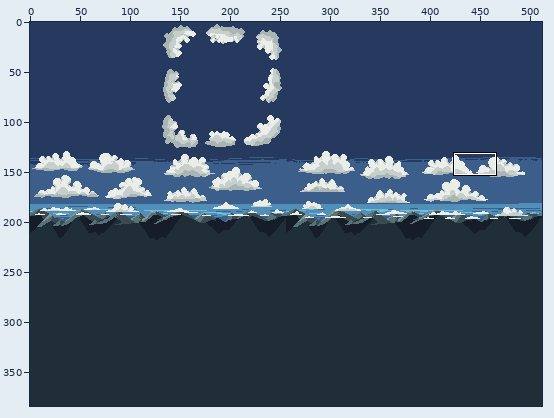
Edited in one commit: pixel-art file (Textures/Environment/Sky/Clouds.aseprite). The picture above shows the old version from afar; the outline marks the close-up.
Close-up. Earlier state:
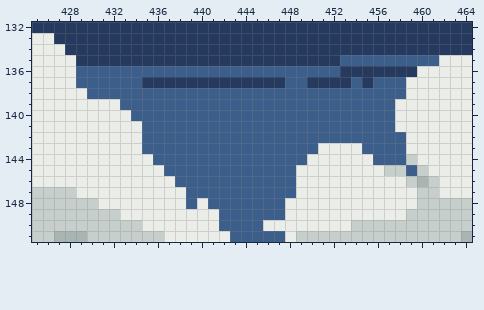
512x384 pixels, 1 frame. Shown: x 425..464, y 132..151. The commit also changed other parts of the picture, which this record leaves out.
The same view after the edit:
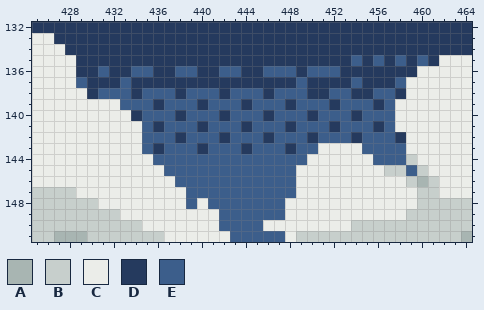
Palette (. is transparent): A #a8b5b2  B #c7cfcc  C #ebede9  D #253a5e  E #3c5e8b
Edits made:
--- layer "Layer 3"
@@ x 425..464 @@
 134 CCCDDDDDDDDDDDDDDDDDDDDDDDDDDDDDDDDDDDDD
-135 CCCCDDDDDDDDDDDDDDDDDDDDDDDDEEEEEEEEECCC
-136 CCCCEEEEEEEEEEEEEEEEEEEEEEEEDDDDDDDCCCCC
-137 CCCCEEEEEEDDDDDDDDDDDDDEEDDDDEDEEECCCCCC
-138 CCCCCEEEEEEEEEEEEEEEEEEEEEEEEEEEEECCCCCC
-139 CCCCCCCCEEEEEEEEEEEEEEEEEEEEEEEEECCCCCCC
-140 CCCCCCCCCEEEEEEEEEEEEEEEEEEEEEEEECCCCCCC
-141 CCCCCCCCCCEEEEEEEEEEEEEEEEEEEEEEECCCCCCC
-142 CCCCCCCCCCEEEEEEEEEEEEEEEEEEEEEEEECCCCCC
-143 CCCCCCCCCCEEEEEEEEEEEEEEEECCCCEEEECCCCCC
+135 CCCCDDDDDDDDDDDDDDDDDDDDDDDDDEDEDEDEDCCC
+136 CCCCDDEDDEEDDEEDDEEDDEEEDEEEDDDDDDDCCCCC
+137 CCCCEDDDEDDDDDDDDDDDDDDDEDDDDEDDDECCCCCC
+138 CCCCCDEEEDEEEDEEEDEEEDEEEDDEEDDEEDCCCCCC
+139 CCCCCCCCEEEDEEEDEEEDEEEDEEEDEEEDECCCCCCC
+140 CCCCCCCCCDEEEDEEEDEEEDEEEDEEEDEEECCCCCCC
+141 CCCCCCCCCCEDEEEDEEEDEEEDEEEDEEEDECCCCCCC
+142 CCCCCCCCCCEEEDEEEDEEEDEEEDEEEDEEEDCCCCCC
+143 CCCCCCCCCCEDEEEDEEEDEEEDEECCCCEEEECCCCCC
 144 CCCCCCCCCCCEEEEEEEEEEEEEECCCCCCEEEBCCCCC
